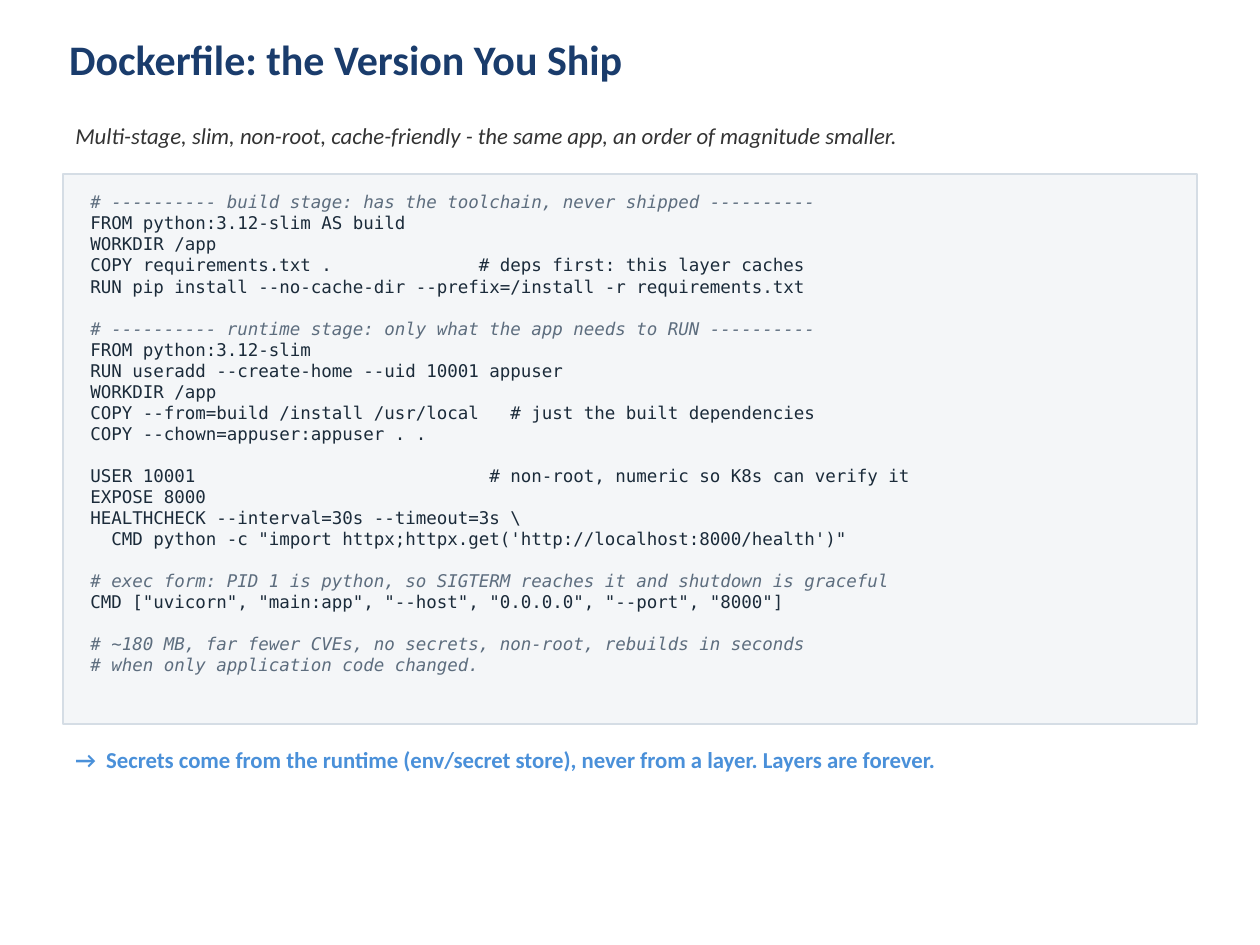
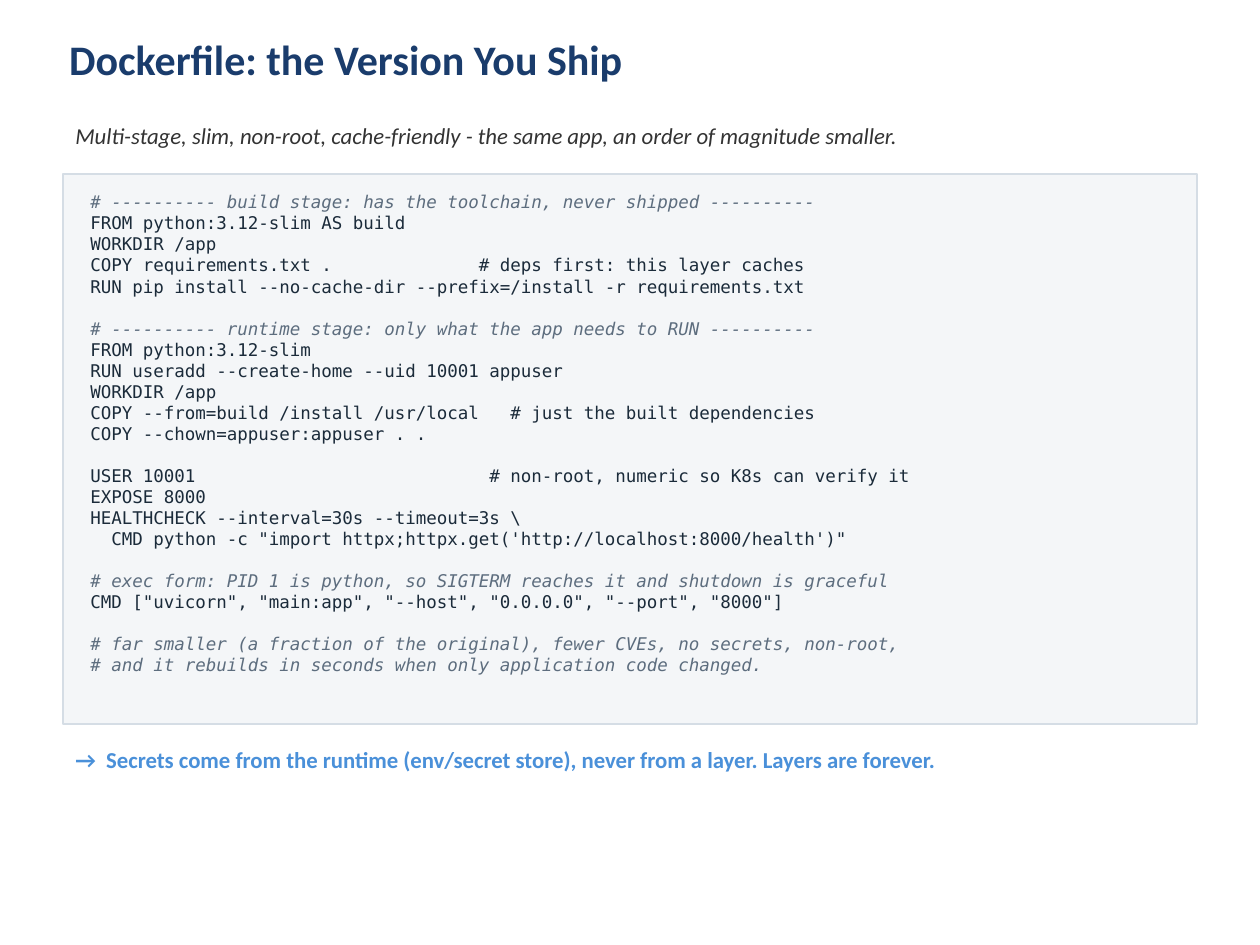
Before and after one commit to kumbulanit/devopsplaformngr, a slide deck: slide 12 of slides/DevOps-PlatformEngineering-Day2-Deliver.pptx. Drawn at 1260x945 pixels with LibreOffice and Linux fonts; fonts in the diff are those of the drawing. Boxes give left, top, right and bottom in pixels: in the first picture for what was removed or moved away, otherwise in the second. Text is boxed around its words. In the diff, an @@ line names an element or a change of style, - is before the commit and + after.

```diff
--- a/slides/DevOps-PlatformEngineering-Day2-Deliver.pptx
+++ b/slides/DevOps-PlatformEngineering-Day2-Deliver.pptx
@@ text at box(111, 636, 899, 675): text changed @@
-# ~180 MB, far fewer CVEs, no secrets, non-root, rebuilds in seconds
-# when only application code changed.
+# far smaller (a fraction of the original), fewer CVEs, no secrets, non-root,
+# and it rebuilds in seconds when only application code changed.
```
Also in this commit, not shown: 6 other files.
